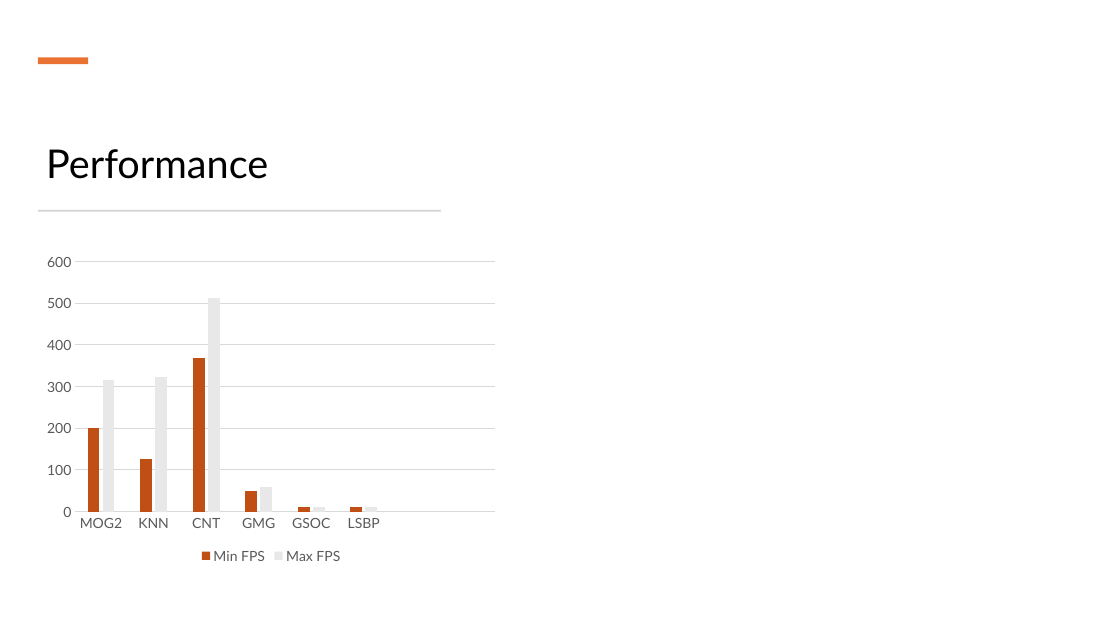
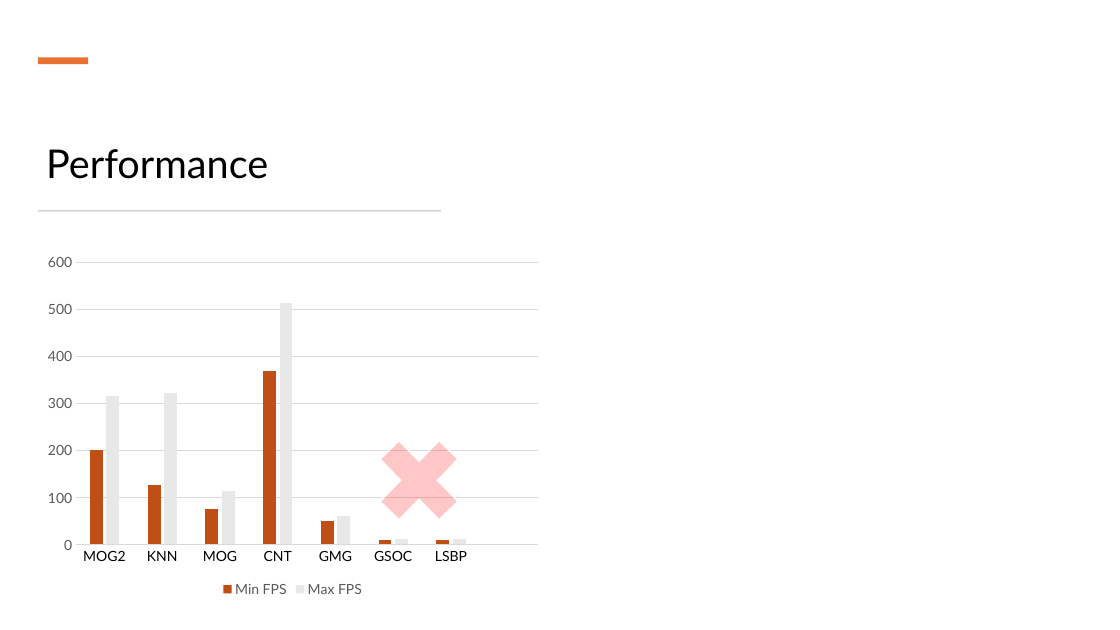
Before and after one commit to IntiGit/ComputerVisionGame, a slide deck: slide 12 of Präsentationen/Meilenstein_2.pptx. Drawn at 1120x630 pixels with LibreOffice and Linux fonts; fonts in the diff are those of the drawing. Boxes give left, top, right and bottom in pixels: in the first picture for what was removed or moved away, otherwise in the second. Text is boxed around its words. In the diff, an @@ line names an element or a change of style, - is before the commit and + after.

Commit message:
Performance Diagramm angepasst

```diff
--- a/Präsentationen/Meilenstein_2.pptx
+++ b/Präsentationen/Meilenstein_2.pptx
@@ column chart at (38, 247, 548, 602) @@
-categories: MOG2, KNN, CNT, GMG, GSOC, LSBP
+categories: MOG2, KNN, MOG, CNT, GMG, GSOC, LSBP
-Min FPS: 200, 130, 370, 50, 10, 10, -, -
+Min FPS: 200, 130, 80, 370, 50, 10, 10, -
-Max FPS: 320, 320, 510, 60, 10, 10, -, -
+Max FPS: 320, 320, 110, 510, 60, 10, 10, -
@@ category axis changed @@
@@ column chart: place and size @@
-column chart at (38, 247, 505, 568)
+column chart at (38, 247, 548, 602)
@@ cross added at (362, 422, 476, 539), fill #FF0000 at 22% opacity, outline #FFFFFF 1.5 pt @@
```
Also in this commit, not shown: 1 other file.
